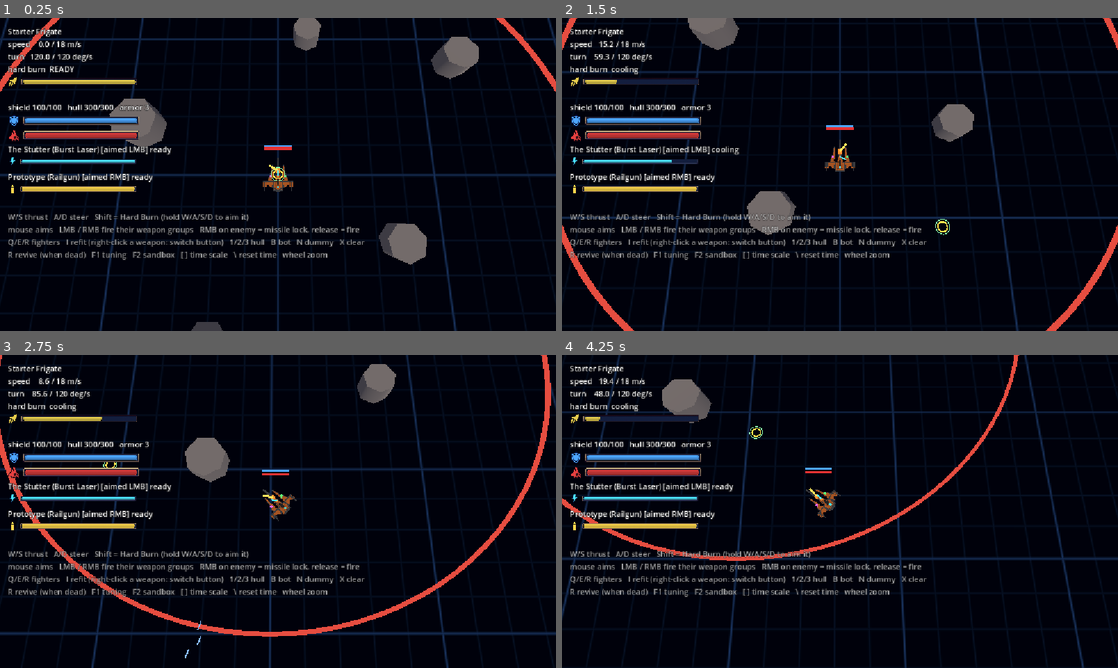
Above: before the commit, frames 1-4 (two rows, left to right).
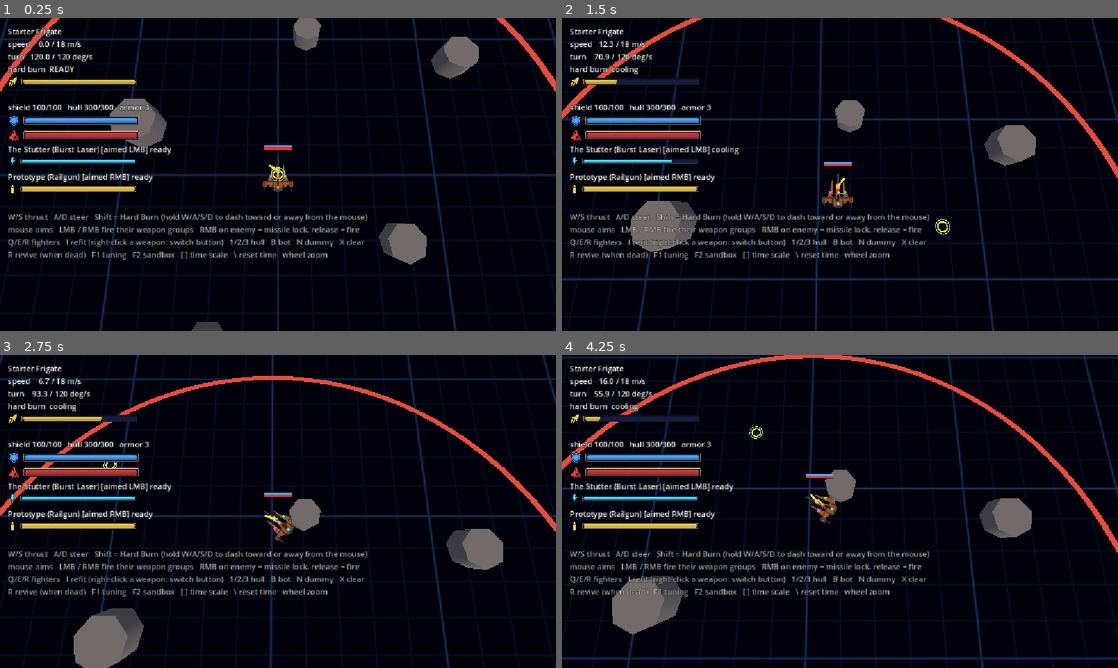
Above: after the commit, the same moments.

Repository: MakiKainan/Silk-Skies
Game: Godot game, scene res://scenes/debug/sandbox.tscn
Same seed, same stepped clock (60 frames per second), same inputs: the game is played once before the commit and once after it. This scene is started directly instead of the project's main scene.
Inputs (mouse positions are in pixels of both pictures, inside the frame that each line leads up to):
- Up to frame 1 (0.25 s): no input
- Up to frame 2 (1.5 s): tap Enter at 0.5 s; move the mouse to (812, 237) at 0.52 s; hold S (thrust_back) 0.53-1.25 s; tap Shift (hard_burn) at 0.6 s; click (812, 237) at 0.67 s; drag from (1006, 221) to (812, 237) at 1.27 s
- Up to frame 3 (2.75 s): move the mouse to (111, 464) at 2.02 s; hold A (turn_left) from 2.03 s (still down); tap E (ability_2) at 2.1 s; click (111, 464) at 2.17 s; tap Shift (hard_burn) at 2.3 s
- Up to frame 4 (4.25 s): release A (turn_left) at 2.75 s; drag from (867, 511) to (673, 464) at 2.77 s; move the mouse to (756, 433) at 3.52 s; hold S (thrust_back) from 3.53 s (still down); click (756, 433) at 3.6 s; tap Shift (hard_burn) at 3.8 s

The runs differ from the first frame. In frame 1, 0.3% of the frame differs, in the area x 40-67%, y 62-66%; in frame 2, 12%; in frame 3, 13%; in frame 4, 13%, in the area x 0-100%, y 0-100%.

Commit message:
Make Hard Burn mouse-relative: W toward the cursor, S away, A/D beside it
Co-Authored-By: Claude Sonnet 5.5 <noreply@anthropic.com>

Diff:
--- a/scripts/duel/duel.gd
+++ b/scripts/duel/duel.gd
@@ -85,7 +85,7 @@
 		add_child(_action_bar)
 		_action_bar.track(player)
 	else:
-		_hud.set_help("W/S thrust   A/D steer   Shift = Hard Burn (hold W/A/S/D to aim it)\nmouse aims   Tab / middle mouse = loc …(170 unchanged characters)…
+		_hud.set_help("W/S thrust   A/D steer   Shift = Hard Burn (hold W/A/S/D to dash toward or away from the mouse)\nmouse aims   Tab / middle mouse = loc …(170 unchanged characters)…
 
 	_inventory = InventoryScreen.new()
 	add_child(_inventory)
--- a/scripts/ship/player_input.gd
+++ b/scripts/ship/player_input.gd
@@ -90,7 +90,7 @@
 		turn = fire_steer(steer, _ship.global_rotation.y, _cones(held), flat_aim)
 	_ship.set_turn(turn)
 	if Input.is_action_just_pressed(&"hard_burn"):
-		_ship.request_hard_burn(Vector2(steer, drive))
+		_ship.request_hard_burn(mouse_burn_local(_ship.global_rotation.y, Vector2(steer, drive), flat_aim))
 
 	for index in ACTIVE_ACTIONS.size():
 		if Input.is_action_just_pressed(ACTIVE_ACTIONS[index]):
@@ -107,6 +107,20 @@
 		return key_steer
 	var assist := assist_yaw(yaw, cones, direction)
 	return 0.0 if is_nan(assist) else steer_for(yaw_error(yaw, assist))
+
+
+## Hard Burn direction as ship-local (x = starboard, y = bow) for keys read against the mouse:
+## [param keys] is (D - A, W - S) and [param aim] the flat vector from the ship to the cursor, so
+## W bursts toward the cursor, S away from it, A/D to either side of that line, whichever way
+## the bow points. No keys, or the cursor on top of the ship, keeps the bow (a zero vector).
+static func mouse_burn_local(yaw: float, keys: Vector2, aim: Vector3) -> Vector2:
+	var toward := Vector3(aim.x, 0.0, aim.z)
+	if keys.length_squared() < 0.0001 or toward.length_squared() < 0.0001:
+		return Vector2.ZERO
+	toward = toward.normalized()
+	var beside := Vector3(-toward.z, 0.0, toward.x)  # Starboard of the line to the cursor.
+	var world := beside * keys.x + toward * keys.y
+	return Vector2(world.dot(SailingModel.right_of(yaw)), world.dot(SailingModel.forward_of(yaw)))
 
 
 ## The ship yaw that points the bow along [param direction] (SailingModel.forward_of's inverse).
--- a/scripts/ui/action_bar.gd
+++ b/scripts/ui/action_bar.gd
@@ -122,7 +122,7 @@
 	cell.frame_color = BURN_COLOR
 	cell.key_text = "Shift"
 	cell.title = "Hard Burn"
-	cell.description = "A short burst of speed in the direction you are holding. Cooldown follows your ship's burn stats."
+	cell.description = "A short burst of speed relative to your mouse: W toward the cursor, S away, A/D to either side, whichever way the ship faces. Cooldown follows your ship's burn stats."
 	cell.fraction = movement.burn_ready_fraction
 	cell.status = func() -> String: return "ready" if movement.burn_ready_fraction() >= 1.0 else "cooling"
 	cell.seconds = func() -> float: return movement.model.burn_cooldown_left
--- a/scripts/ui/hud.gd
+++ b/scripts/ui/hud.gd
@@ -52,7 +52,7 @@
 	_box.add_child(_weapon_box)
 
 	_help = _make_label()
-	_help.text = "\nW/S thrust   A/D steer   Shift = Hard Burn (hold W/A/S/D to aim it)\nmouse aims   LMB / RMB fire their wea …(255 unchanged characters)…
+	_help.text = "\nW/S thrust   A/D steer   Shift = Hard Burn (hold W/A/S/D to dash toward or away from the mouse)\nmouse aims   LMB / RMB fire their wea …(255 unchanged characters)…
 	_help.modulate = Color(1.0, 1.0, 1.0, 0.65)
 	_help.visible = not compact
 	_box.add_child(_help)
